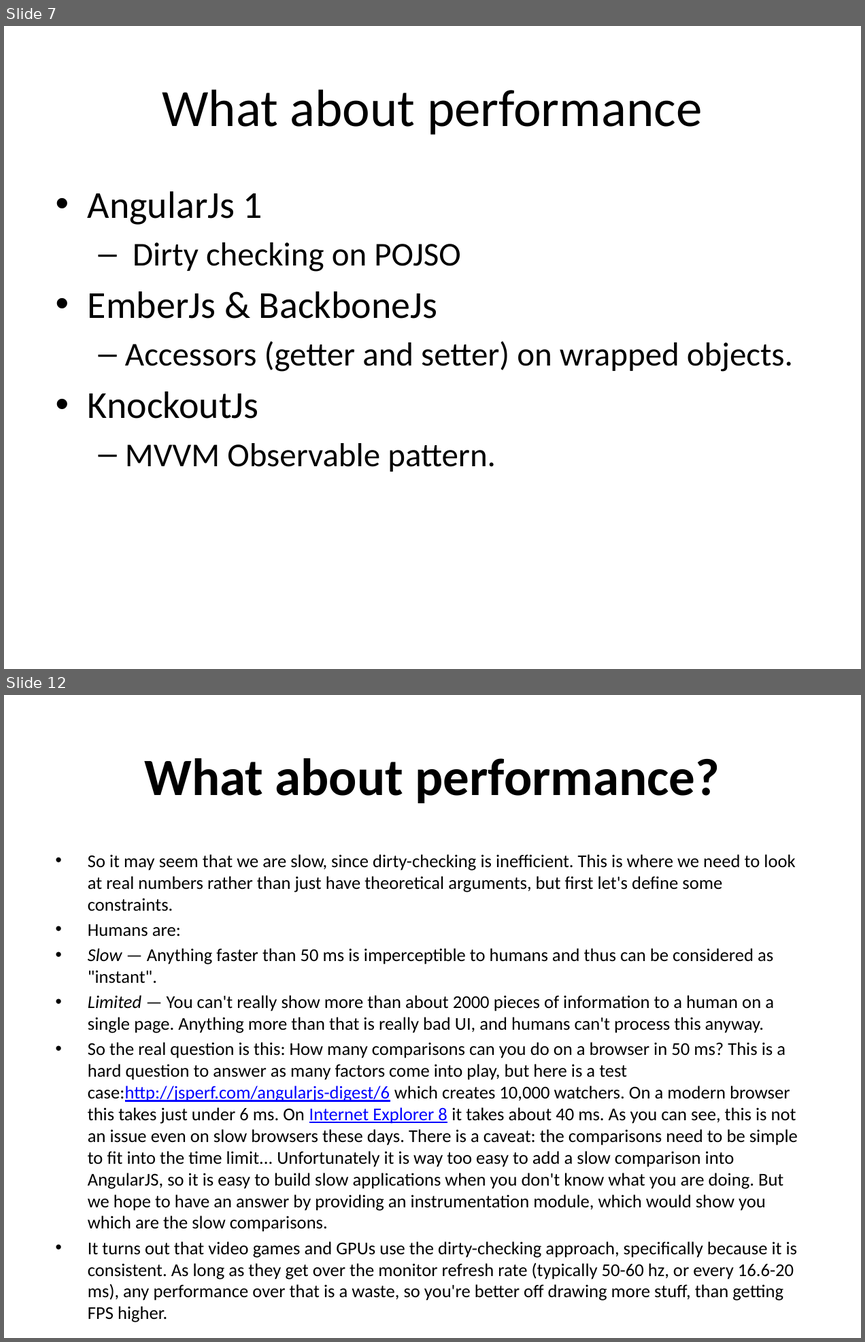
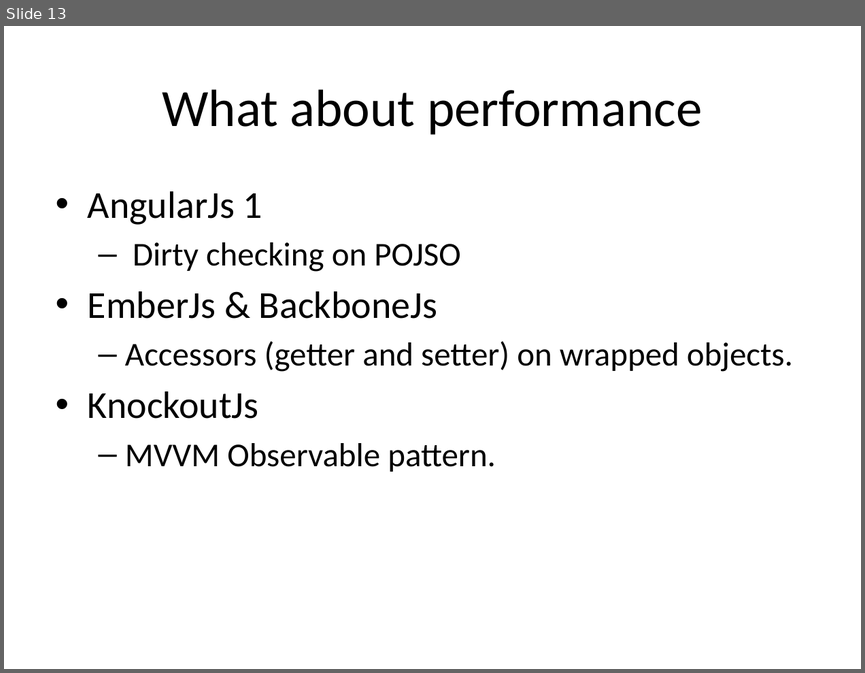
Before and after one commit to SijieCai/angular-performance-demo, a slide deck: angular1.x核心机制分析及性能实战.pptx. Shown one above the other, each under a label of ours: slides 7 and 12 before the commit, slide 13 after it; the slides between them are not shown. The pictures are 865x1342 and 865x673 pixels, drawn with LibreOffice and Linux fonts; fonts in the diff are those of the drawing. Boxes give left, top, right and bottom in pixels: in the first picture for what was removed or moved away, otherwise in the second. Text is boxed around its words. In the diff, an @@ line names an element or a change of style, - is before the commit and + after.

```diff
--- a/angular1.x核心机制分析及性能实战.pptx
+++ b/angular1.x核心机制分析及性能实战.pptx
@@ slide 12 removed at <box>4,695,861,1338</box>, background #FFFFFF @@
@@ title removed at <box>144,758,720,803</box> @@
-What about performance?
@@ text removed at <box>88,854,798,1279</box> @@
-• So it may seem that we are slow, since dirty-checking is inefficient. This is where we need to look at real numbers rather than just have theoretical arguments, but first let's define some constraints.
-• Humans are:
-• Slow — Anything faster than 50 ms is imperceptible to humans and thus can be considered as "instant".
-• Limited — You can't really show more than about 2000 pieces of information to a human on a single page. Anything more than that is really bad UI, and humans can't process this anyway.
-• So the real question is this: How many comparisons can you do on a browser in 50 ms? This is a hard question to answer as many factors come into play, but here is a test case:http://jsperf.com/angularjs-digest/6 which creates 10,000 watchers. On a modern browser this takes just under 6 ms. On Internet Explorer 8 it takes about 40 ms. As you can see, this is not an issue even on slow browsers these days. There is a caveat: the comparisons need to be simple to fit into the time limit... Unfortunately it is way too easy to add a slow comparison into AngularJS, so it is easy to build slow applications when you don't know what you are doing. But we hope to have an answer by providing an instrumentation module, which would show you which are the slow comparisons.
-• It turns out that video games and GPUs use the dirty-checking approach, specifically because it is consistent. As long as they get over the monitor refresh rate (typically 50-60 hz, or every 16.6-20 ms), any performance over that is a waste, so you're better off drawing more stuff, than getting FPS higher.
@@ what was slide 7 is now slide 13 @@
```
Also in this commit, not shown: 3 slides changed, 8 slides added, 8 other slides removed, 6 other files.
